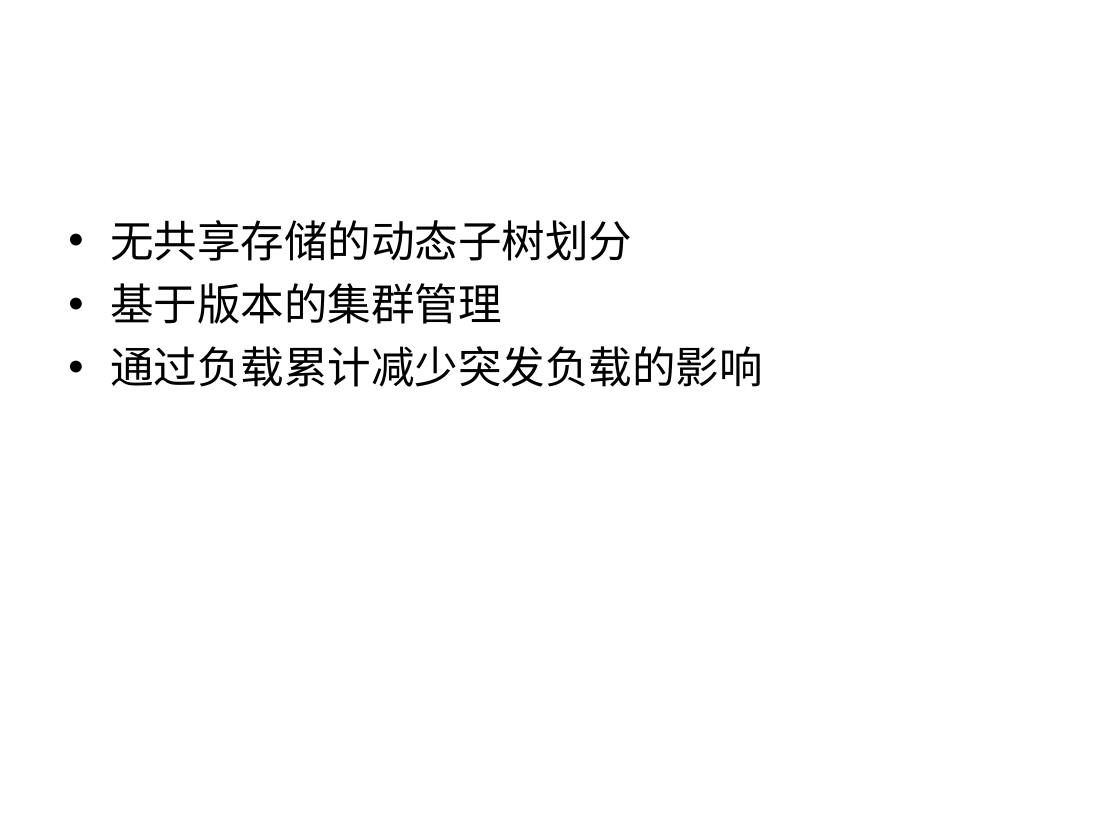
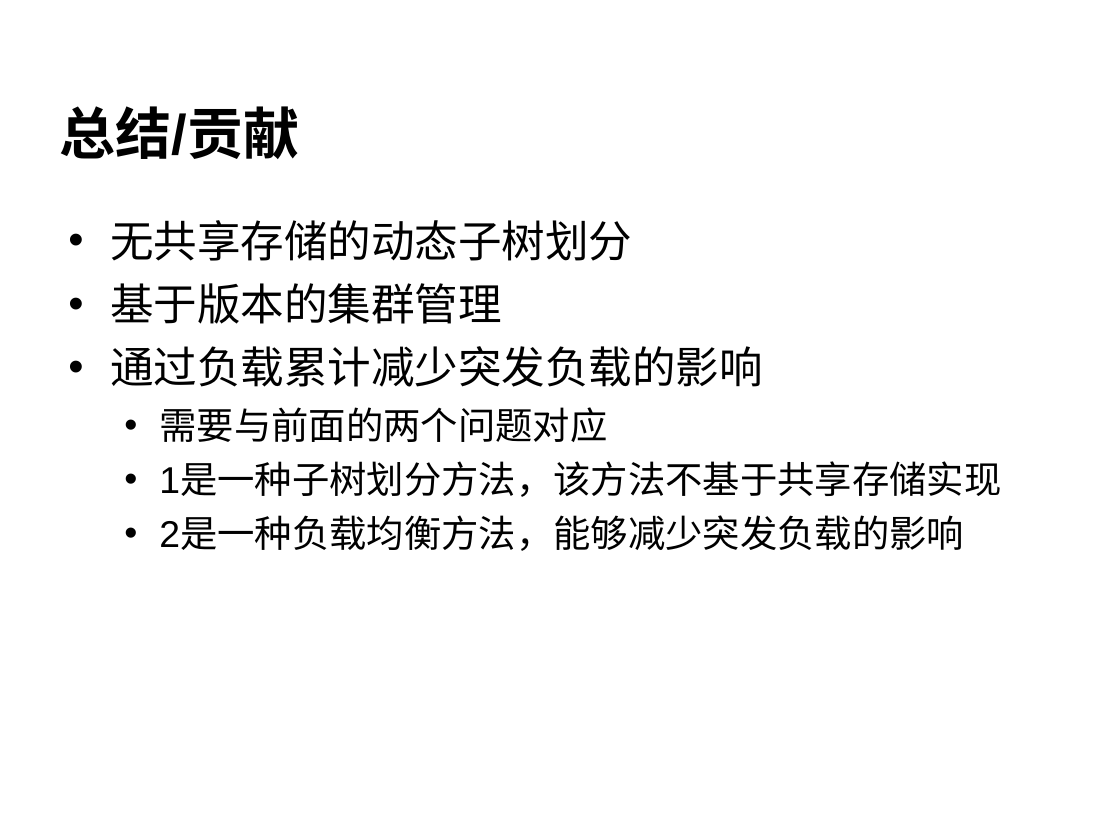
Before and after one commit to cheliequan/idning-paper, a slide deck: slide 30 of draft/答辩.ppt. Drawn at 1120x840 pixels with LibreOffice and Linux fonts; fonts in the diff are those of the drawing; background and template pictures are left out. Boxes give left, top, right and bottom in pixels: in the first picture for what was removed or moved away, otherwise in the second. Text is boxed around its words. In the diff, an @@ line names an element or a change of style, - is before the commit and + after.

```diff
--- a/draft/答辩.ppt
+++ b/draft/答辩.ppt
@@ title added at (60,106,300,159), 36 pt, text #000000, bold @@
+总结/贡献
@@ text at (159,407,1001,551): paragraphs added @@
+  • 需要与前面的两个问题对应
+  • 1是一种子树划分方法，该方法不基于共享存储实现
+  • 2是一种负载均衡方法，能够减少突发负载的影响
```
Also in this commit, not shown: 11 other slides changed, 4 slides added, 3 slides removed, 1 other file.
